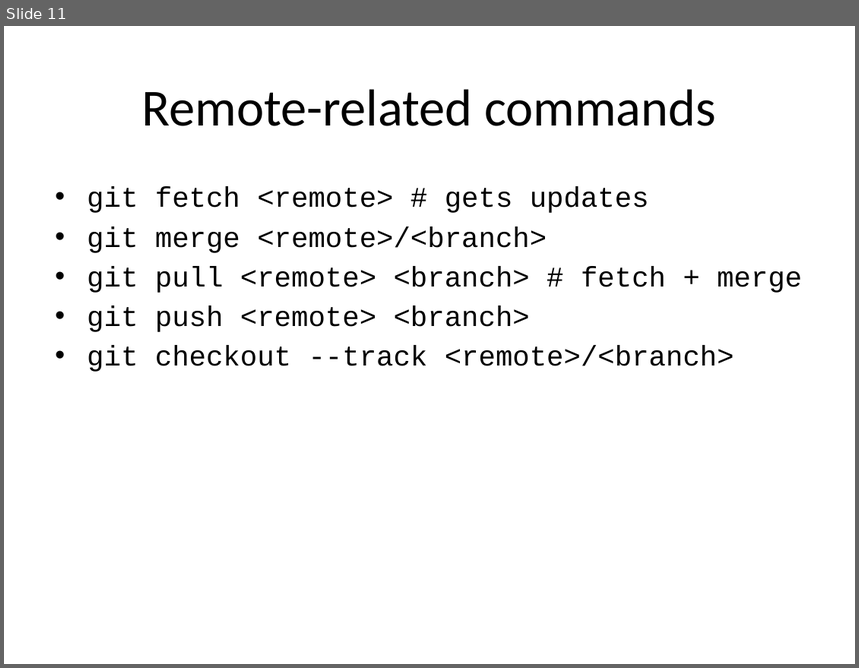
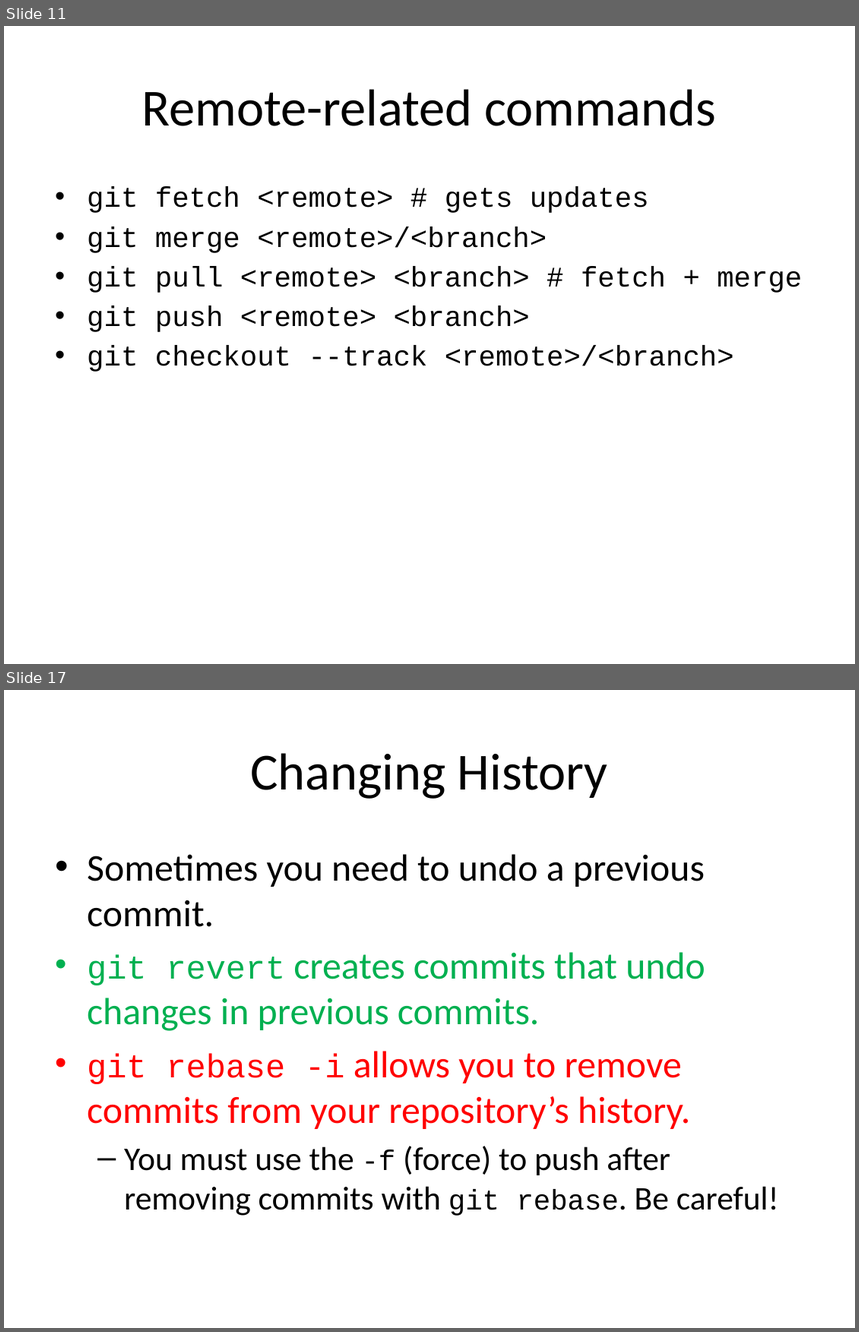
Before and after one commit to nuitrcs/intermediate-git-workshop, a slide deck: Intermediate Git and GitHub.pptx. Shown one above the other, each under a label of ours: slide 11 before the commit, slides 11 and 17 after it; the slides between them are not shown. The pictures are 859x668 and 859x1332 pixels, drawn with LibreOffice and Linux fonts; fonts in the diff are those of the drawing; background and template pictures are left out. Boxes give left, top, right and bottom in pixels: in the first picture for what was removed or moved away, otherwise in the second. Text is boxed around its words. In the diff, an @@ line names an element or a change of style, - is before the commit and + after.

```diff
--- a/Intermediate Git and GitHub.pptx
+++ b/Intermediate Git and GitHub.pptx
@@ slide 17 added at bbox=[4, 690, 855, 1328], background picture (left out) @@
@@ title added at bbox=[250, 753, 608, 799], 44 pt, text #000000 @@
+Changing History
@@ text added at bbox=[87, 854, 779, 1216], 32 pt, text #000000 @@
+• Sometimes you need to undo a previous commit.
+• git revert creates commits that undo changes in previous commits.
+• git rebase -i allows you to remove commits from your repository’s history.
+  – You must use the -f (force) to push after removing commits with git rebase. Be careful!
@@ page number added at bbox=[614, 1281, 813, 1315], 12 pt, text #FFFFFF @@
+16
```
Also in this commit, not shown: 3 slides changed, 11 other slides added.
